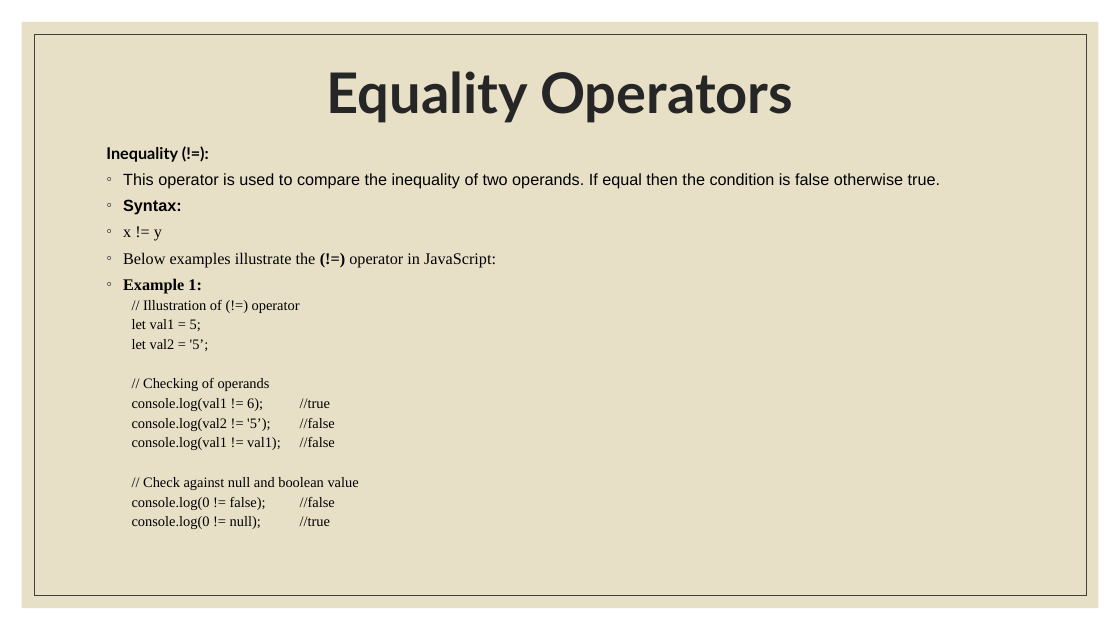
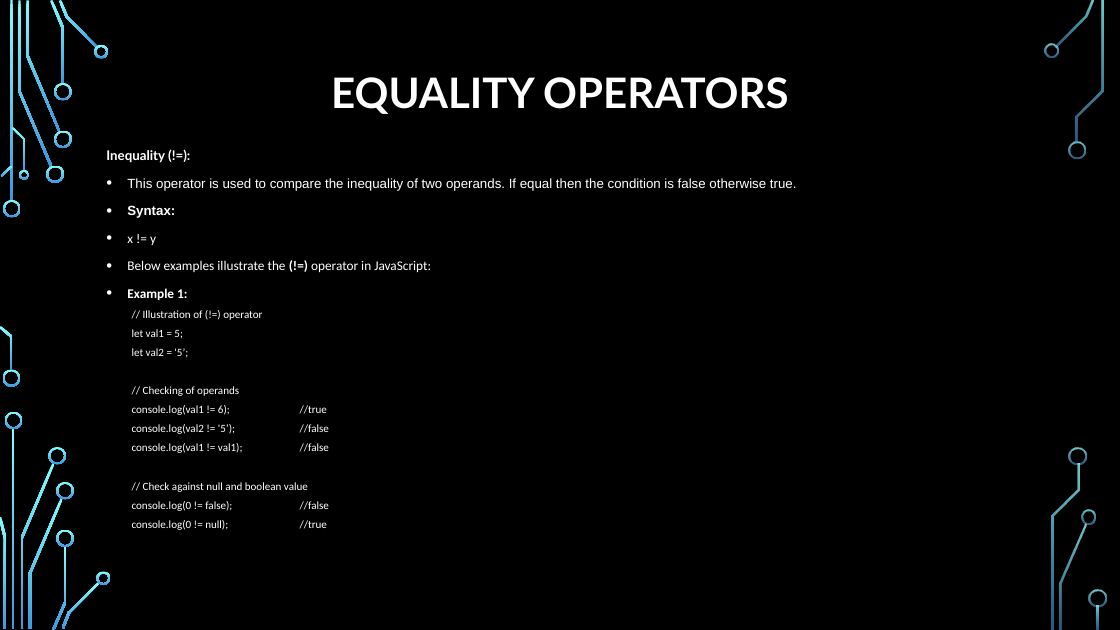
Before and after one commit to PramodJana/JavaScript, a slide deck: slide 5 of GFG JS Course Curriculam/Articles/002 Javascript fundamentals.pptx. Drawn at 1120x630 pixels with LibreOffice and Linux fonts; fonts in the diff are those of the drawing; background and template pictures are left out. Boxes give left, top, right and bottom in pixels: in the first picture for what was removed or moved away, otherwise in the second. Text is boxed around its words. In the diff, an @@ line names an element or a change of style, - is before the commit and + after.

```diff
--- a/GFG JS Course Curriculam/Articles/002 Javascript fundamentals.pptx
+++ b/GFG JS Course Curriculam/Articles/002 Javascript fundamentals.pptx
@@ background #FFFFFF to picture (left out) @@
@@ rectangle removed at [22,22,1099,608] @@
@@ rectangle removed at [34,34,1086,596] @@
@@ title at [331,77,788,114]: text changed; size 48 to 36 pt; text colour #262626 to #FFFFFF @@
-Equality Operators
+EQUALITY OPERATORS
@@ text "Inequality (!=):" at [106,150,797,530]: size 13.9 to 11.4 pt in "Inequality (!=):", "This operator is used to compare the ...", "Syntax:", "x != y" and 2 more places; text colour #000000 to #FFFFFF; font Times New Roman to Calibri in "x != y", "Below examples illustrate the (!=) operator in ...", "Example 1:", "// Illustration of (!=) operator" and 9 more places; size 12.4 to 9.5 pt in "// Illustration of (!=) operator", "let val1 = 5;", "let val2 = '5’;", "// Checking of operands" and 6 more places; line spacing 0.8 to 1; more space between paragraphs; bullet ◦ to • @@
@@ group added at [0,0,1107,630]: 33 freeform shapes, 3 rectangles @@
```
Also in this commit, not shown: 29 other slides changed.
